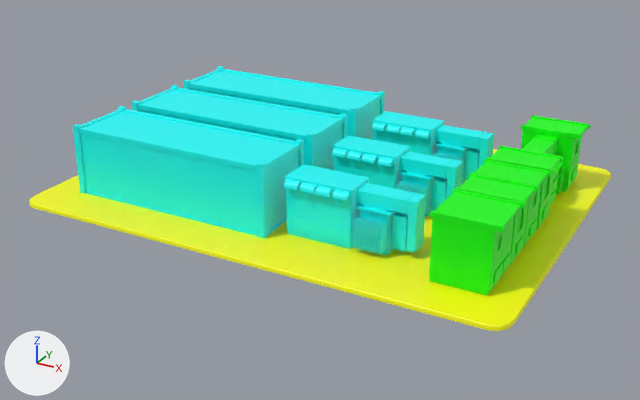
Two versions of the FBX model web/public/model/Area_D.fbx, one commit apart.
One viewpoint serves both versions: a 50 mm camera at (0.489, -1.16, 0.572) aimed at (-0.149, 0.0, -0.008). Arrows for +X, +Y and +Z are at lower left; the lights stay in place. The first picture is the older version. Where no turn or scale is listed for an object, it has been applied to the vertices.

Objects in the first picture: 'Area_D'.
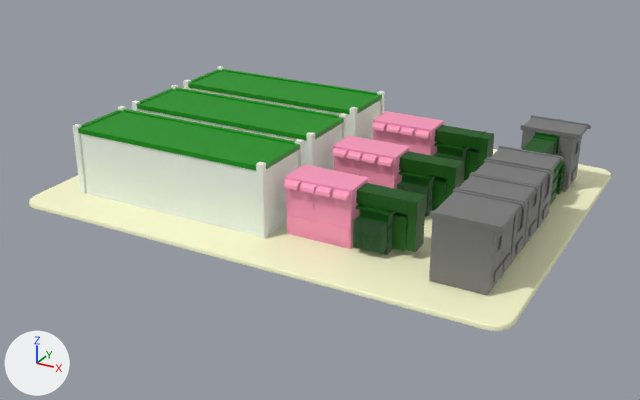
Location of each change, [x1, y1, x2, y2] in pixels of the pictures (640 x 400 px):
'Area_D', recoloured: [29, 66, 611, 331] in both
part 1 of me_mesh, recoloured (cyan to dark green): [353, 125, 494, 255] in both
part 2 of me_mesh, recoloured (cyan to green): [78, 69, 382, 171] in both
part 3 of me_mesh, recoloured: [73, 66, 224, 194] in both
part 4 of me_mesh, recoloured (cyan to white): [256, 91, 385, 238] in both
part 5 of me_mesh, recoloured (cyan to white): [80, 88, 350, 236] in both
part 6 of me_mesh, recoloured: [284, 111, 444, 249] in both
part 7 of me_mesh, recoloured (green to dark green): [522, 132, 565, 205] in both
part 8 of me_mesh, recoloured (green to grey): [429, 146, 564, 295] in both
part 9 of me_mesh, recoloured (green to grey): [520, 115, 591, 192] in both

The change in detail:
Material 'texture_B' (mat_texture_b) changes colour from yellow #ffff00 to beige #ffffd3; in linear values from (1.0, 1.0, 0.0) to (1.0, 1.0, 0.654).
Material 'texture_G' (mat_texture_g) is new.
Its base color is (0.929, 1.0, 0.897) (white #f7fff3).
Material 'texture_K' (mat_texture_k) is new.
Its base color is (1.0, 0.331, 0.522) (pink #ff9cbf).
Material 'texture_L' (mat_texture_l) is new.
Its base color is (0.0, 0.09, 0.0) (dark green #005500).
Material 'texture_F' (mat_texture_f) is new.
Its base color is (0.0, 0.284, 0.0) (green #009100).
Material 'texture_I' (mat_texture_i) is new.
Its base color is (0.195, 0.195, 0.195) (grey #7a7a7a).
me_mesh has 2948 vertices, 2317 faces and spans x -0.397..0.397, y -0.294..0.294, z -0.06..0.06.
me_mesh is used by ob_area_d; location (-0.148, 0.034, 0.059).
me_mesh part 1: all 552 faces centred in x 0.142..0.228, y -0.203..0.149, z -0.054..0.033 switch from mat_texture_d (cyan #00ffff) to mat_texture_l (dark green #005500).
me_mesh part 2: all 51 faces centred in x -0.338..0.01, y -0.221..0.179, z 0.049..0.057 switch from mat_texture_d (cyan #00ffff) to mat_texture_f (green #009100).
me_mesh part 3: 51 of the faces centred in x -0.339..-0.329, y -0.223..0.18, z -0.06..0.06 switch from mat_texture_d (cyan #00ffff) to mat_texture_g (white #f7fff3).
me_mesh part 4: 51 of the faces centred in x 0.002..0.011, y -0.223..0.18, z -0.06..0.06 switch from mat_texture_d (cyan #00ffff) to mat_texture_g (white #f7fff3).
me_mesh part 5: 33 of the faces centred in x -0.164, y -0.221..0.179, z -0.058..0.0 switch from mat_texture_d (cyan #00ffff) to mat_texture_g (white #f7fff3).
me_mesh part 6: all 309 faces centred in x 0.031..0.138, y -0.204..0.145, z -0.053..0.037 switch from mat_texture_d (cyan #00ffff) to mat_texture_k (pink #ff9cbf).
me_mesh part 7: 208 of the faces centred in x 0.273..0.347, y 0.045..0.156, z -0.055..0.039 switch from mat_texture_c (green #00ff00) to mat_texture_l (dark green #005500).
me_mesh part 8: 849 of the faces centred in x 0.264..0.363, y -0.229..0.047, z -0.053..0.047 switch from mat_texture_c (green #00ff00) to mat_texture_i (grey #7a7a7a).
me_mesh part 9: 176 of the faces centred in x 0.265..0.363, y 0.154..0.215, z -0.053..0.047 switch from mat_texture_c (green #00ff00) to mat_texture_i (grey #7a7a7a).
